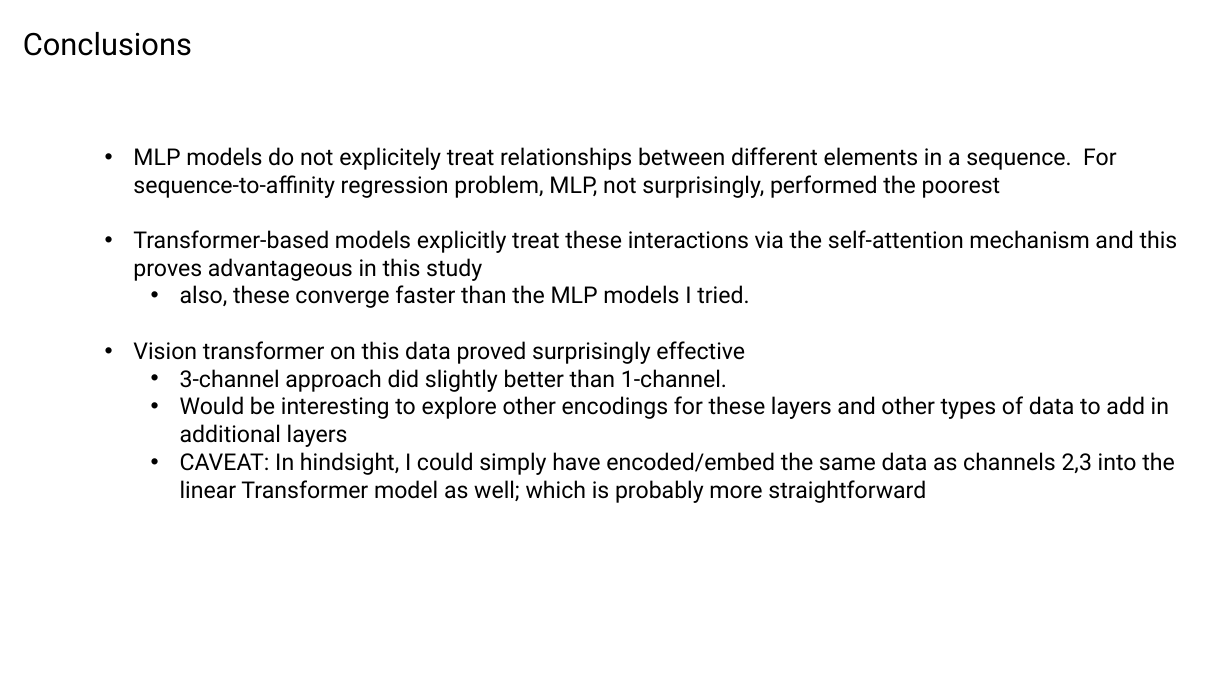
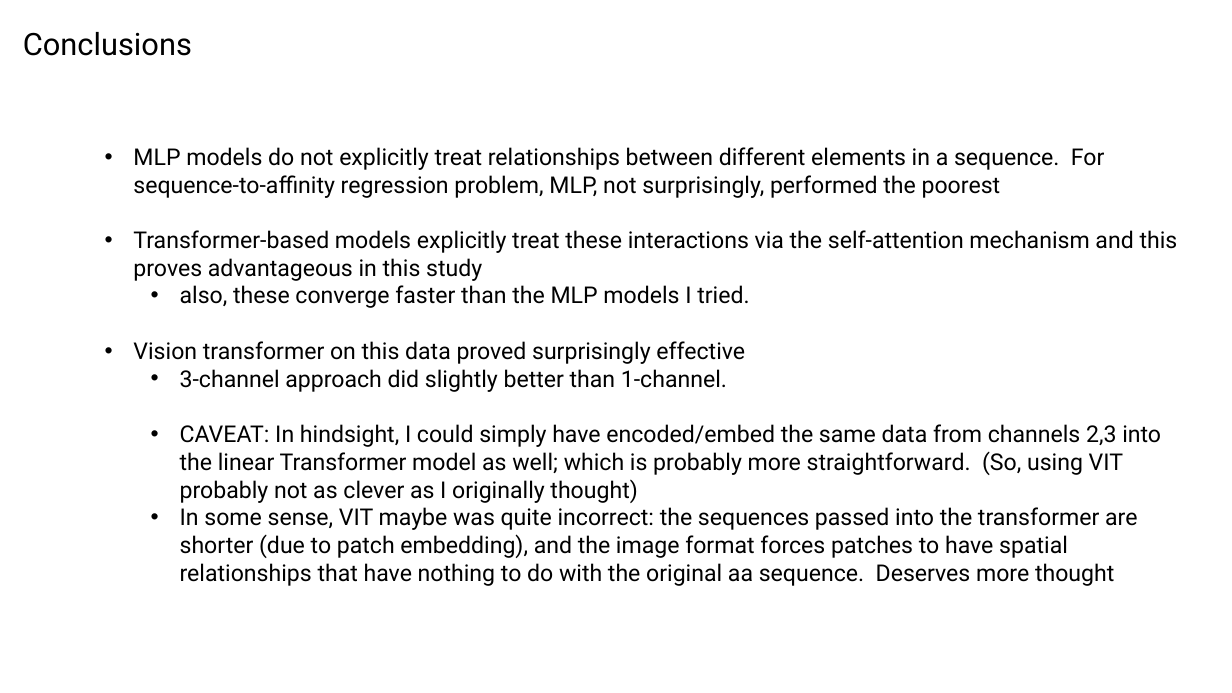
Before and after one commit to planaria158/BERT-antibody-antigen-binding-energy, a slide deck: slide 17 of Homework-aAlphaBio.pptx. Drawn at 1232x693 pixels with LibreOffice and Linux fonts; fonts in the diff are those of the drawing. Boxes give left, top, right and bottom in pixels: in the first picture for what was removed or moved away, otherwise in the second. Text is boxed around its words. In the diff, an @@ line names an element or a change of style, - is before the commit and + after.

```diff
--- a/Homework-aAlphaBio.pptx
+++ b/Homework-aAlphaBio.pptx
@@ text at <box>133,147,1105,198</box>: text changed @@
-• MLP models do not explicitely treat relationships between different elements in a sequence. For sequence-to-affinity regression problem, MLP, not surprisingly, performed the poorest
+• MLP models do not explicitly treat relationships between different elements in a sequence. For sequence-to-affinity regression problem, MLP, not surprisingly, performed the poorest
@@ text at <box>180,424,1161,586</box>: text changed @@
-  • Would be interesting to explore other encodings for these layers and other types of data to add in additional layers
-  • CAVEAT: In hindsight, I could simply have encoded/embed the same data as channels 2,3 into the linear Transformer model as well; which is probably more straightforward
+  • CAVEAT: In hindsight, I could simply have encoded/embed the same data from channels 2,3 into the linear Transformer model as well; which is probably more straightforward. (So, using VIT probably not as clever as I originally thought)
+  • In some sense, VIT maybe was quite incorrect: the sequences passed into the transformer are shorter (due to patch embedding), and the image format forces patches to have spatial relationships that have nothing to do with the original aa sequence. Deserves more thought
```
Also in this commit, not shown: 1 other slide changed, 3 other files.
